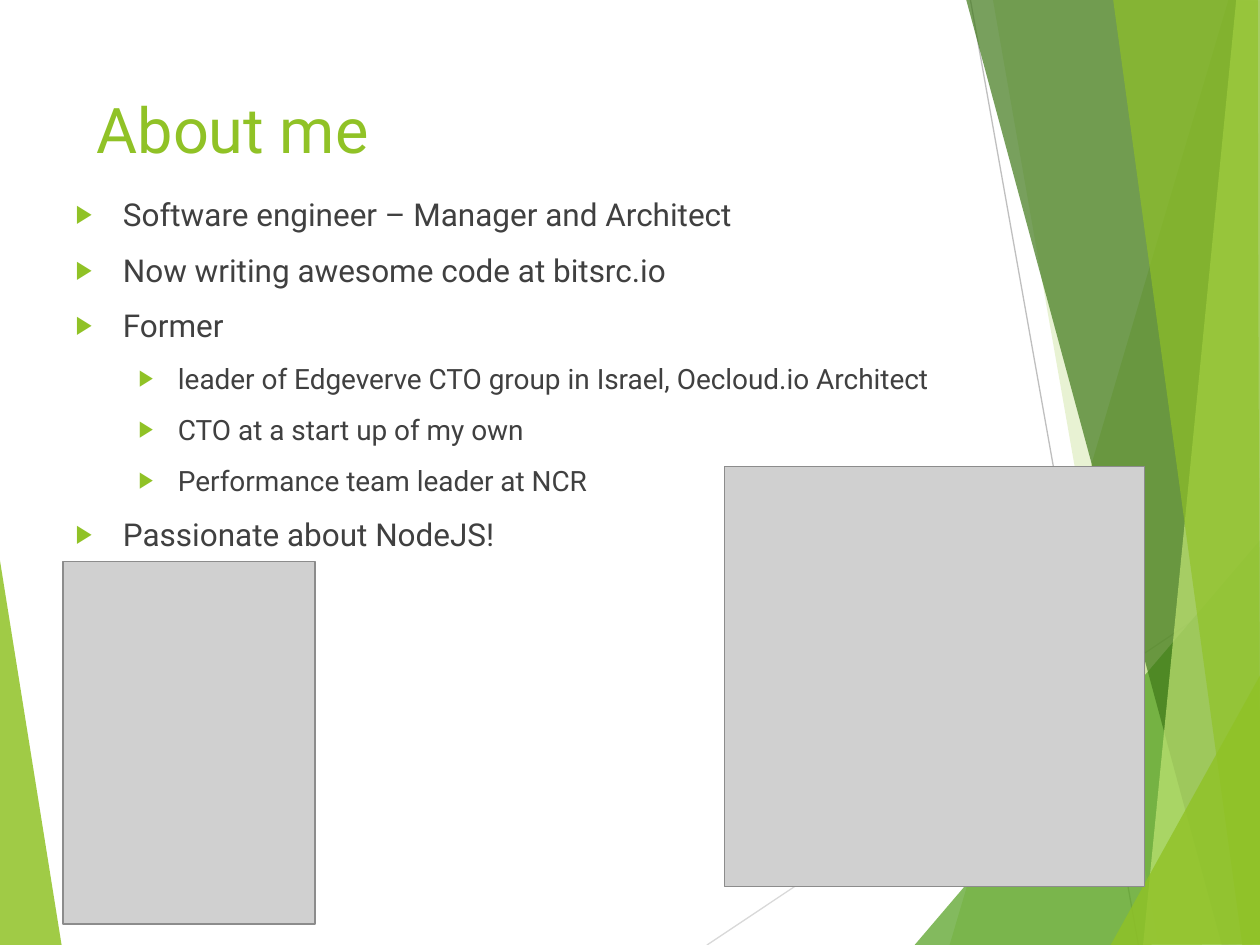
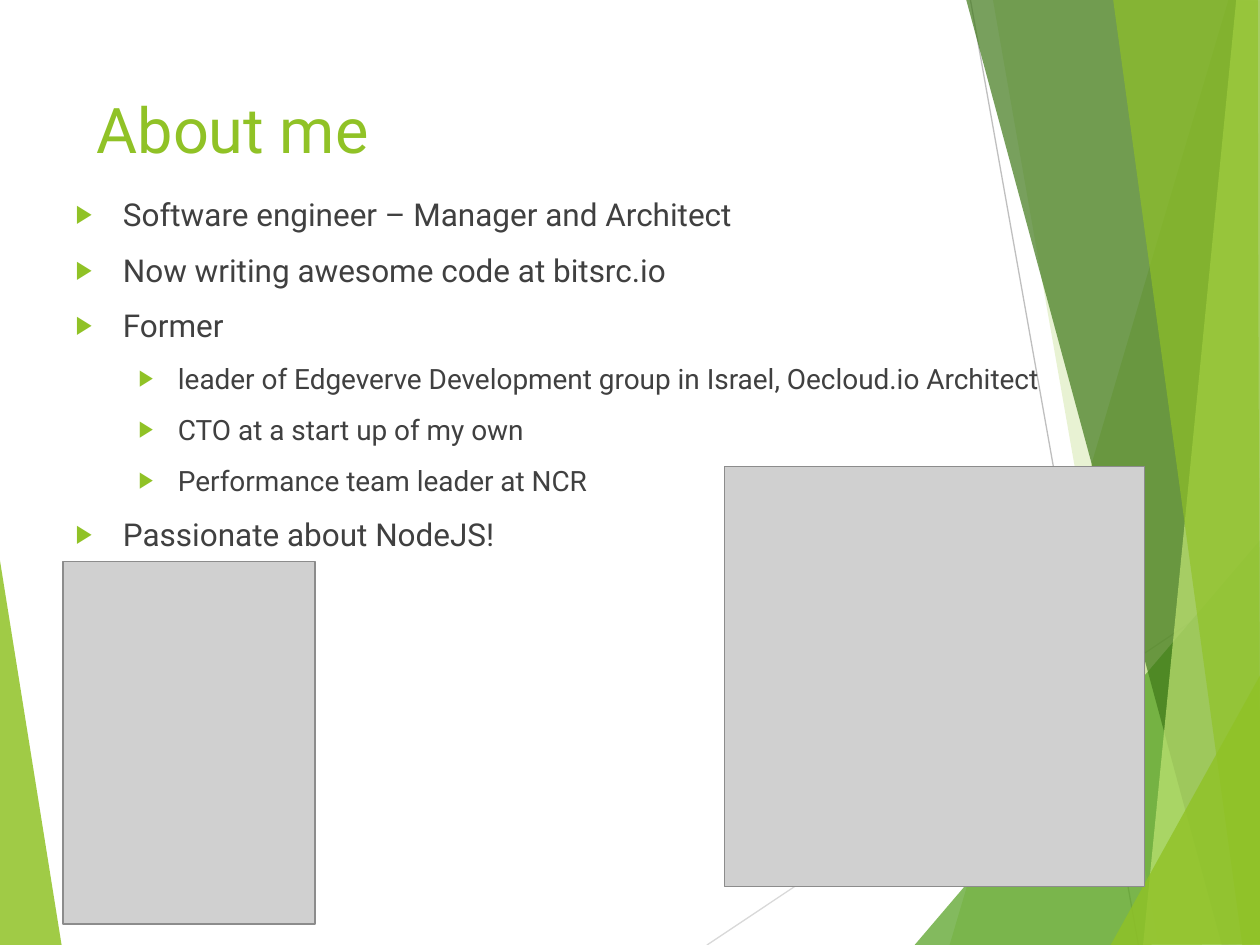
Before and after one commit to tamartwe/ijs_munich, a slide deck: slide 2 of node_js_performance/nodejs_performance/NodeJs_Performance.pptx. Drawn at 1260x945 pixels with LibreOffice and Linux fonts; fonts in the diff are those of the drawing; grey boxes stand for pictures. Boxes give left, top, right and bottom in pixels: in the first picture for what was removed or moved away, otherwise in the second. Text is boxed around its words. In the diff, an @@ line names an element or a change of style, - is before the commit and + after.

```diff
--- a/node_js_performance/nodejs_performance/NodeJs_Performance.pptx
+++ b/node_js_performance/nodejs_performance/NodeJs_Performance.pptx
@@ text at (178, 363, 1038, 395): text changed @@
-  ▶ leader of Edgeverve CTO group in Israel, Oecloud.io Architect
+  ▶ leader of Edgeverve Development group in Israel, Oecloud.io Architect
```
Also in this commit, not shown: 17 other slides changed, 3 slides added, 13 other files.
